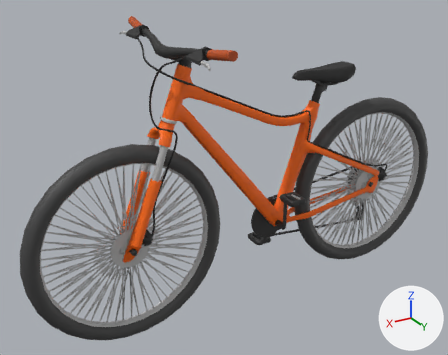
The Blender file modelsrc/bicycle.blend as it was, and as the next commit left it.
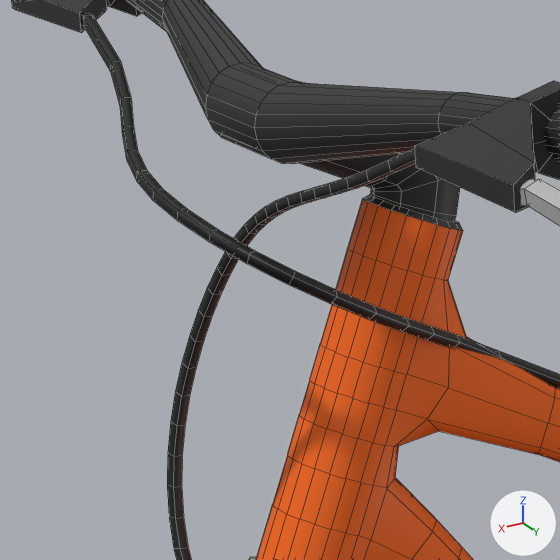
There are two pictures of each version: one whole from a 50 mm camera at (1.195, 1.698, 0.975) aimed at (0.143, -0.054, 0.099), one close up on the part from 28% to 46% of the width and 10% to 33% of the height. Every picture has the same lights, and +X, +Y and +Z are marked at lower right. The older version's two pictures come first. The close-ups show mesh edges as thin lines.

Objects in the first close-up: 'Frame', 'Handle'.
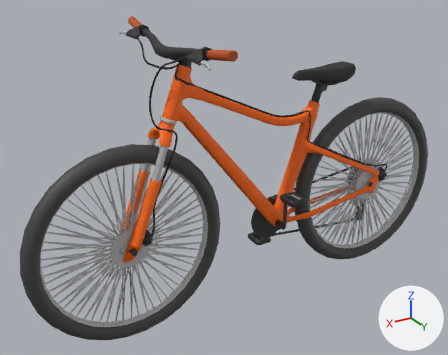
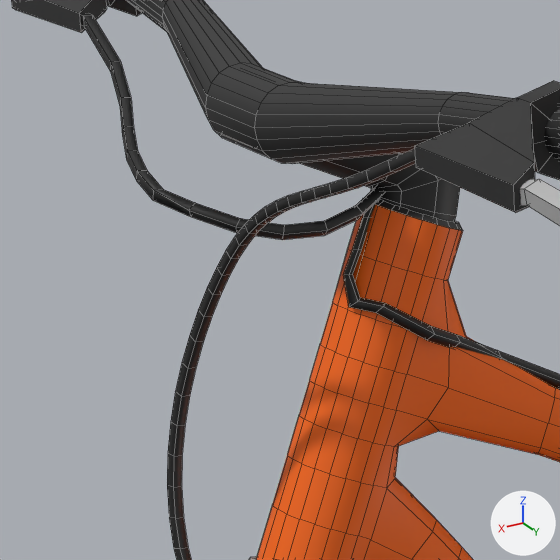
What differs and where, as boxes [x1, y1, x2, y2] in the close-ups (560 x 560 px):
'Frame', reshaped
    before: [81, 13, 560, 560]
    after: [249, 199, 560, 560]
part 1 of me_seat_mesh, cut back
    before: [81, 13, 434, 340]
    after: [363, 199, 434, 340]
part 2 of me_seat_mesh, surface changed
    before: [247, 251, 410, 332]
    after: [343, 217, 385, 313]
part 3 of me_handle_mesh, added
    after: [81, 13, 386, 240]

Patch to the scene script:
```diff
--- a/modelsrc/bicycle.blend.py
+++ b/modelsrc/bicycle.blend.py
@@ me_seat_mesh @@
 # used by ob_frame; location = (0.0, 0.0, 0.0)
-me_seat_mesh.from_pydata(...)  # 2468 vertices, 2436 faces; spans x -0.577..0.44, y -0.171..0.059, z -0.23..0.603
+me_seat_mesh.from_pydata(...)  # 2432 vertices, 2399 faces; spans x -0.577..0.407, y -0.058..0.058, z -0.23..0.547
+# me_seat_mesh part 1
+# 40 vertices are removed from x 0.397..0.44, y -0.171..0.034, z 0.541..0.603
+# 41 faces are deleted
+# 20 vertices move from x 0.341..0.423, y 0.034..0.059, z 0.491..0.539 to x 0.34..0.357, y 0.001..0.024, z 0.496..0.536
+# 4 vertices are added at (0.335, 0.005, 0.546), (0.337, 0.007, 0.547), (0.338, 0.003, 0.546), (0.335, 0.001, 0.546)
+# 4 new faces join them
+# me_seat_mesh part 2: 16 kept faces spanning x 0.34..0.357, y 0.001..0.024, z 0.496..0.536 get new texture (UV) coordinates
 me_seat_mesh.materials.append(mat_bicycle)
@@ me_handle_mesh @@
 # used by ob_handle; location = (0.0, 0.0, 0.0)
-me_handle_mesh.from_pydata(...)  # 1179 vertices, 1084 faces; spans x 0.292..0.574, y -0.33..0.33, z -0.083..0.642
+me_handle_mesh.from_pydata(...)  # 1235 vertices, 1137 faces; spans x 0.292..0.574, y -0.33..0.33, z -0.083..0.642
+# me_handle_mesh part 3: a new loose piece of 56 vertices spanning x 0.332..0.44, y -0.171..0.03, z 0.536..0.603, in mat_bicycle (picture img_bicycle_2_0__bicycle_albedotransparency_png)
 me_handle_mesh.materials.append(mat_bicycle)
```
